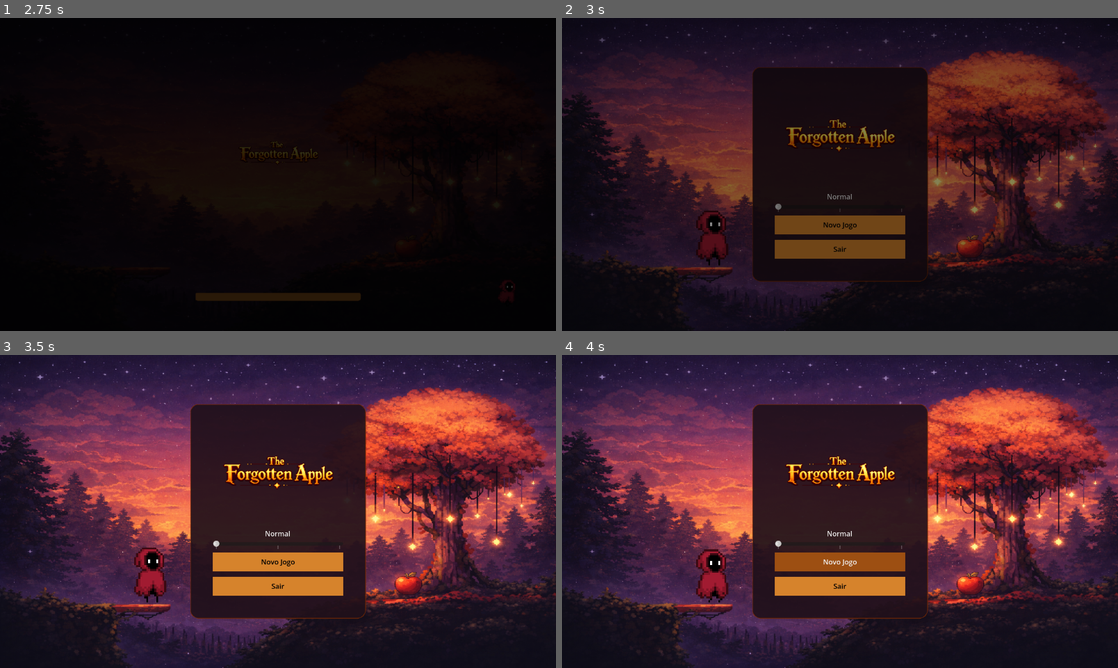
Above: before the commit, frames 1-4 (two rows, left to right).
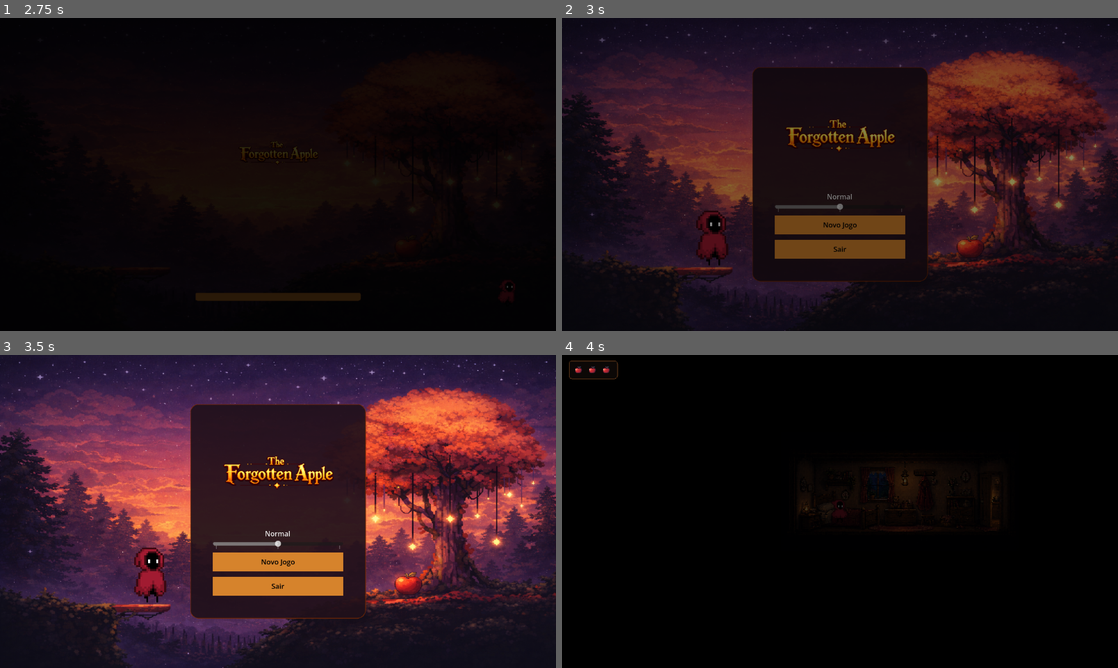
Above: after the commit, the same moments.

Repository: RCECAD/the-forgotten-apple
Game: Godot game, scene res://scenes/ui/splash_screen.tscn
Two runs of this game, one before a commit and one after it. Both use one fixed random seed, a clock stepped at 60 frames per second and the inputs below.
Inputs:
- Up to frame 1 (2.75 s): hold E (interact) 0.53-1.28 s; hold D (move_right) 0.53-2.03 s; tap Up (jump) at 0.77, 1.52 s; tap Shift at 1.35 s; hold A (move_left) from 2.03 s (still down); hold E (interact) from 2.03 s (still down)
- Up to frame 2 (3 s): release A (move_left) at 2.78 s; release E (interact) at 2.78 s; hold D (move_right) from 2.78 s (still down); tap Shift at 2.85 s
- Up to frame 3 (3.5 s): keep holding D (move_right); tap Up (jump) at 3.02 s
- Up to frame 4 (4 s): release D (move_right) at 3.5 s; click "Novo Jogo" at 3.5 s

Frame 1 is identical in both runs. In frame 2, 0.1% of the frame differs, in the area x 38-51%, y 59-62%; in frame 3, 0.1%; in frame 4, 98%, in the area x 0-100%, y 0-100%.
Error before the commit: Parse Error: Cannot call non-static function "get_difficulty()" on the class "GameSettings" directly. Make an instance instead. (res://scenes/ui/main_menu.gd:1…

Commit message:
fix: access GameSettings autoload via instance, not class directly

Diff:
--- a/scenes/ui/main_menu.gd
+++ b/scenes/ui/main_menu.gd
@@ -8,8 +8,9 @@
 func _ready() -> void:
 	novo_jogo_button.pressed.connect(_on_novo_jogo_pressed)
 	sair_button.pressed.connect(_on_sair_pressed)
-	_difficulty_slider.value = GameSettings.get_difficulty()
-	_difficulty_label.text = GameSettings.DIFFICULTY_NAMES[GameSettings.get_difficulty()]
+	var settings := get_node("/root/GameSettings") as GameSettings
+	_difficulty_slider.value = settings.get_difficulty()
+	_difficulty_label.text = GameSettings.DIFFICULTY_NAMES[settings.get_difficulty()]
 	_difficulty_slider.value_changed.connect(_on_difficulty_changed)
 
 func _on_novo_jogo_pressed() -> void:
@@ -19,5 +20,5 @@
 	get_tree().quit()
 
 func _on_difficulty_changed(value: float) -> void:
-	GameSettings.set_difficulty(int(value))
+	(get_node("/root/GameSettings") as GameSettings).set_difficulty(int(value))
 	_difficulty_label.text = GameSettings.DIFFICULTY_NAMES[int(value)]
